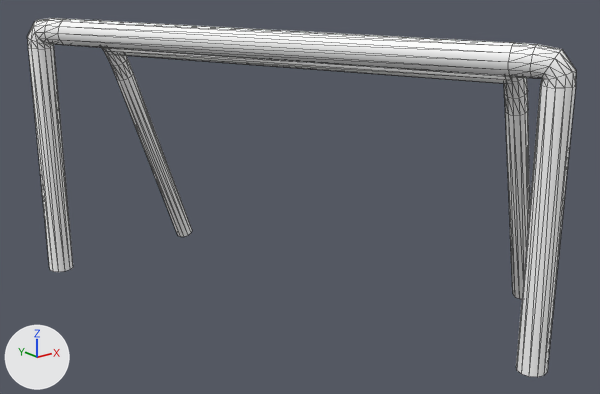
Two versions of the glTF model but.glb, one commit apart.
Rendered twice from a 50 mm camera at (1.252, -2.243, 2.48) aimed at (4.774, 2.16, 0.719). The lights are fixed; the arrows at lower left show +X, +Y and +Z. Mesh edges are drawn as thin lines. Where no turn or scale is listed for an object, it has been applied to the vertices. Vertices at the same position are counted once.

Before the edit, the objects in view are built like this:
```python
me_plane_004 = bpy.data.meshes.new('Plane.004')
me_plane_004.from_pydata(...)  # 336 vertices, 576 faces; spans x 3.5..6.23, y 0.29..4.04, z -0.1..1.93
me_plane_004.materials.append(mat_blanc)  # picture img_maciflogo
ob_khung_thanh = bpy.data.objects.new('khung thanh', me_plane_004)
ob_khung_thanh.location = (0.0, 0.0, 0.0)
```
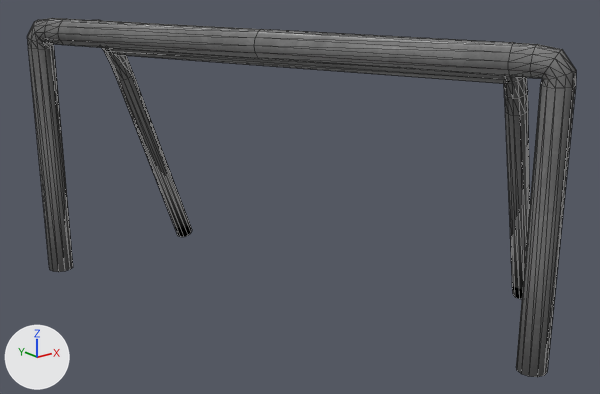
Commit message: Ajouter but.glb au centre et ballon.glb a 3m a droite

Where the newer file only moved an object's origin or applied its transform, the numbers keep the older frame.

The change, as a diff of the scene's bpy script:
```diff
--- a/but.glb.py
+++ b/but.glb.py
@@ img_khung_thanh_bake1_cyclesbake_combined @@
+img_khung_thanh_bake1_cyclesbake_combined = load_image('khung thanh_Bake1_CyclesBake_COMBINED', '_unpacked/khung_thanh_Bake1_CyclesBake_COMBINED', 1024, 1024, 'sRGB')
@@ mat_khung_thanh_baked_004 @@
+mat_khung_thanh_baked_004 = bpy.data.materials.new('khung thanh_Baked.004')
+# colours: black #000000
+# uses the picture img_khung_thanh_bake1_cyclesbake_combined
@@ me_plane_004 @@
 # used by ob_khung_thanh; location = (0.0, 0.0, 0.0)
-me_plane_004.from_pydata(...)  # 336 vertices, 576 faces; spans x 3.5..6.23, y 0.29..4.04, z -0.1..1.93
+me_plane_004.from_pydata(...)  # 348 vertices, 600 faces; spans x 3.5..6.23, y 0.29..4.04, z -0.1..1.93
+# me_plane_004 part 1
+# 24 faces are deleted
+# 3 vertices are added at (4.29, 2.0, 1.79), (4.44, 2.07, 1.84), (4.29, 2.0, 1.88)
+# 9 new vertices lie (-0.66, 1.42, 0.0) away from vertices in x 4.94..5.09, y 0.57..0.64, z 1.75..1.93
+# 48 new faces join them
+# me_plane_004 part 2: 552 faces spanning x 3.5..6.23, y 0.29..4.04, z -0.1..1.93 switch from mat_blanc (picture img_maciflogo) to mat_khung_thanh_baked_004
```

Location of each change, (x1, y1, x2, y2) in pixels of the pictures (600 x 394 px):
part 1 of me_plane_004, built on: (58, 19, 513, 76) in both
part 2 of me_plane_004, recoloured: (27, 18, 576, 377) in both
